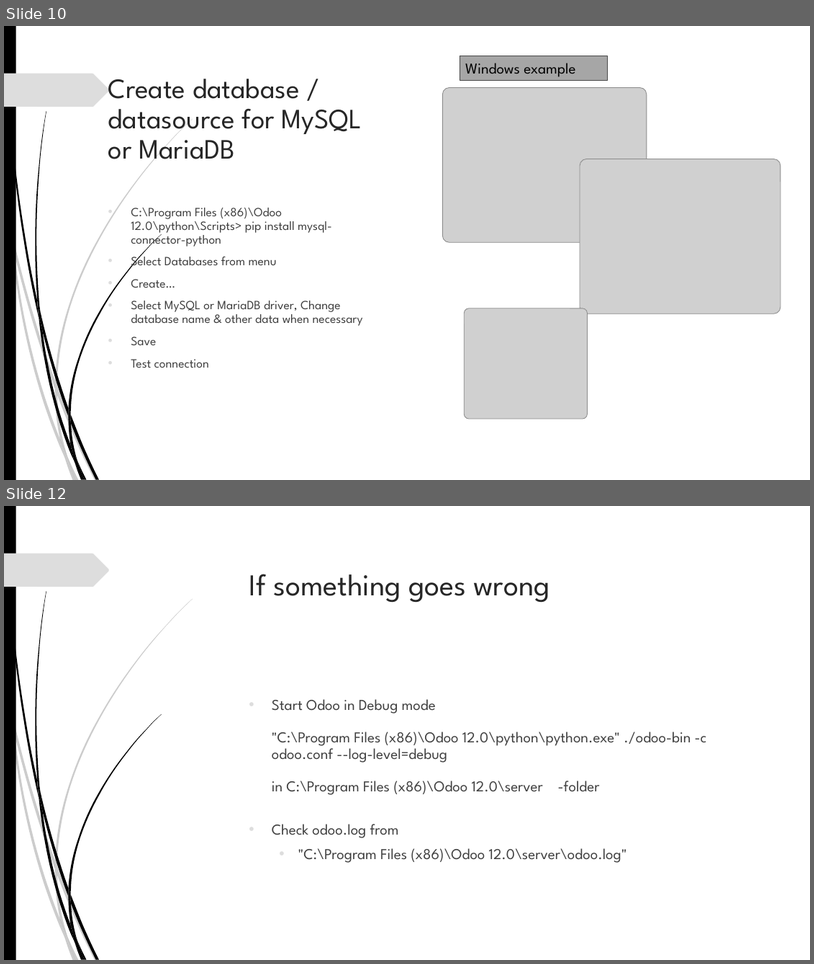
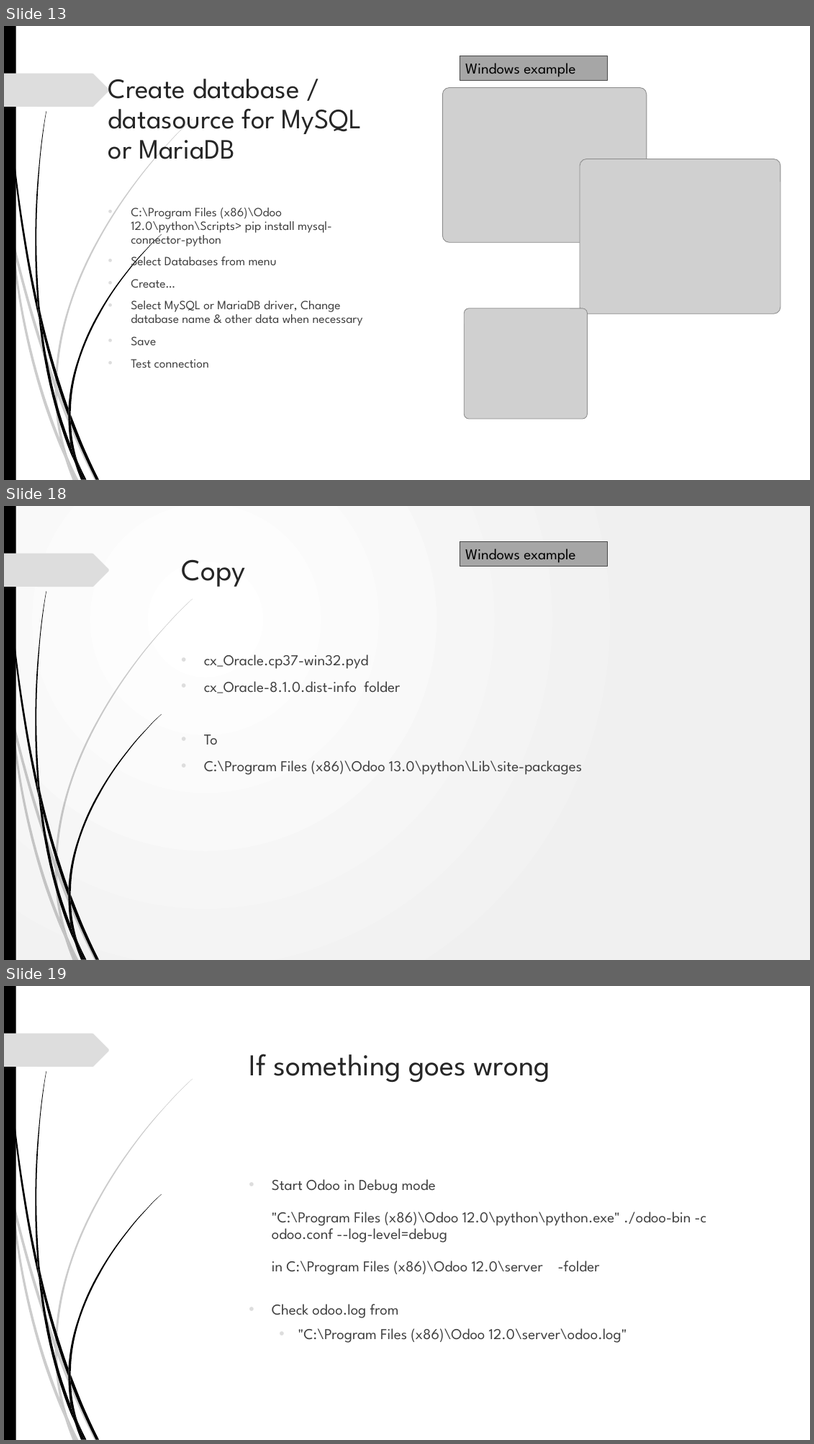
Before and after one commit to akarki58/Rocker_app_linux, a slide deck: rocker_app/static/description/Rocker_install.pptx. Shown one above the other, each under a label of ours: slides 10 and 12 before the commit, slides 13, 18 and 19 after it; the slides between them are not shown. The pictures are 814x964 and 814x1444 pixels, drawn with LibreOffice and Linux fonts; fonts in the diff are those of the drawing; grey boxes stand for pictures; background and template pictures are left out. Boxes give left, top, right and bottom in pixels: in the first picture for what was removed or moved away, otherwise in the second. Text is boxed around its words. In the diff, an @@ line names an element or a change of style, - is before the commit and + after.

```diff
--- a/rocker_app/static/description/Rocker_install.pptx
+++ b/rocker_app/static/description/Rocker_install.pptx
@@ slide 18 added at <box>4,506,810,960</box>, background gradient #FFFFFF to #F1F1F1; not listed: 24 template elements that a slide beside it also shows @@
@@ rectangle added at <box>460,542,608,566</box>, fill #A7A7A7, outline #4A4A4A 0.75 pt, 18 pt, text #000000 @@
+Windows example
@@ title added at <box>182,559,246,587</box>, 36 pt, text #262626 @@
+Copy
@@ text added at <box>204,654,582,775</box>, 18 pt, text #404040 @@
+• cx_Oracle.cp37-win32.pyd
+• cx_Oracle-8.1.0.dist-info folder
+• To
+• C:\Program Files (x86)\Odoo 13.0\python\Lib\site-packages
@@ what was slide 10 is now slide 13 @@
@@ what was slide 12 is now slide 19 @@
```
Also in this commit, not shown: 3 slides changed, 6 other slides added, 5 other files.
